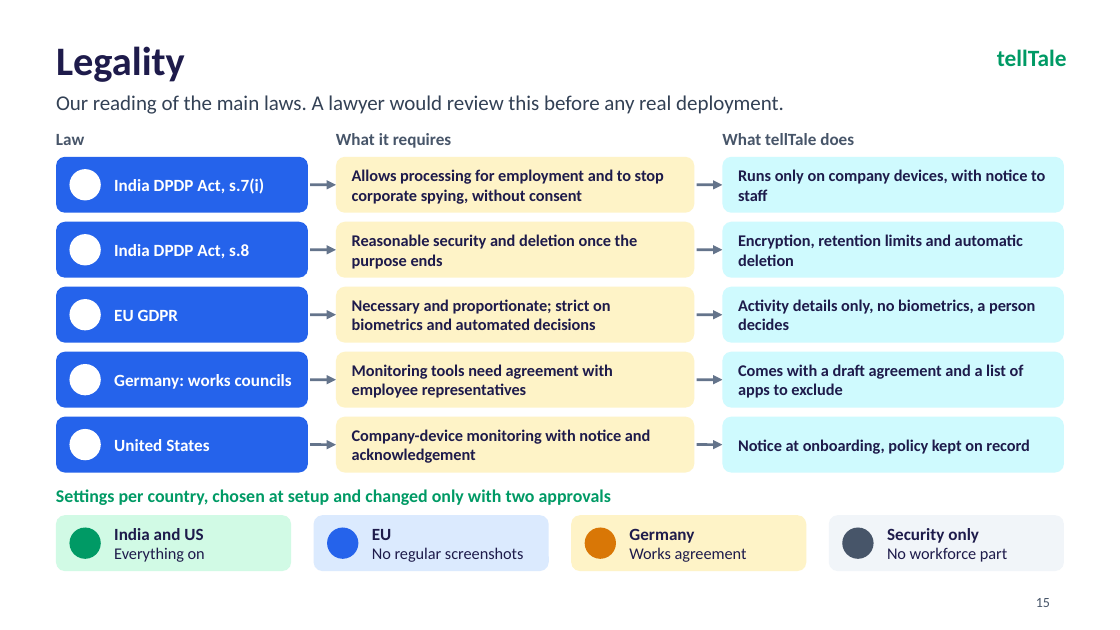
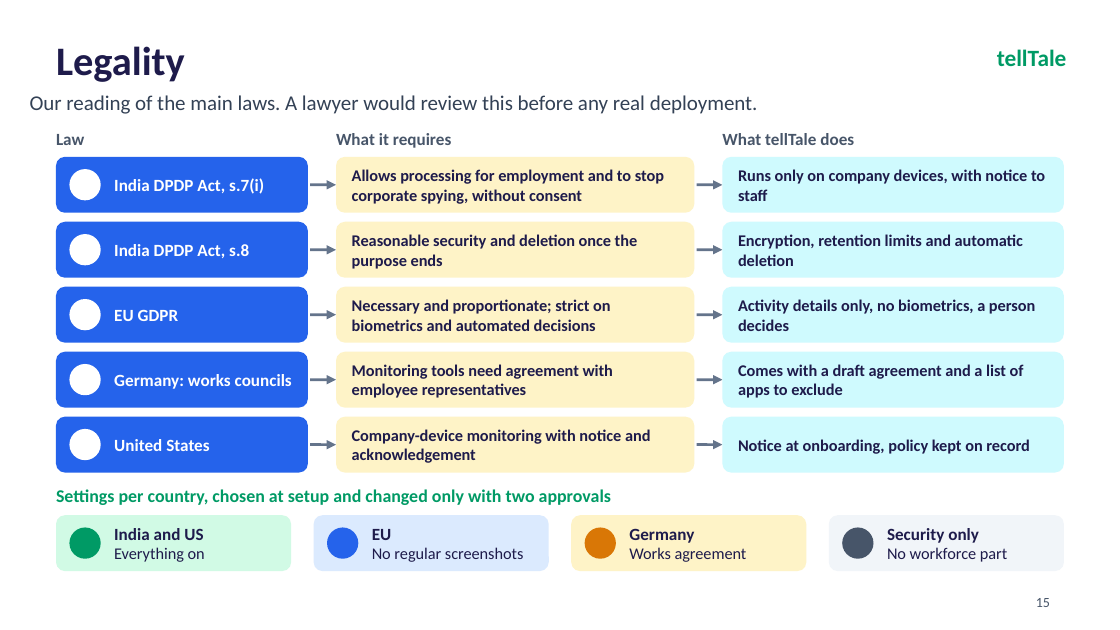
Before and after one commit to aaravgupta0202/telltale, a slide deck: slide 15 of tellTale_CyberForge_Deck.pptx. Drawn at 1120x630 pixels with LibreOffice and Linux fonts; fonts in the diff are those of the drawing; background and template pictures are left out. Boxes give left, top, right and bottom in pixels: in the first picture for what was removed or moved away, otherwise in the second. Text is boxed around its words. In the diff, an @@ line names an element or a change of style, - is before the commit and + after.

```diff
--- a/tellTale_CyberForge_Deck.pptx
+++ b/tellTale_CyberForge_Deck.pptx
@@ text "Our reading of the main ..." moved from (x1=56, y1=95, x2=784, y2=114) to (x1=30, y1=95, x2=758, y2=114) @@
@@ text "Our reading of the main ..." at (x1=30, y1=95, x2=758, y2=114): indent changed @@
```
Also in this commit, not shown: 16 other slides changed, 1 other file.
